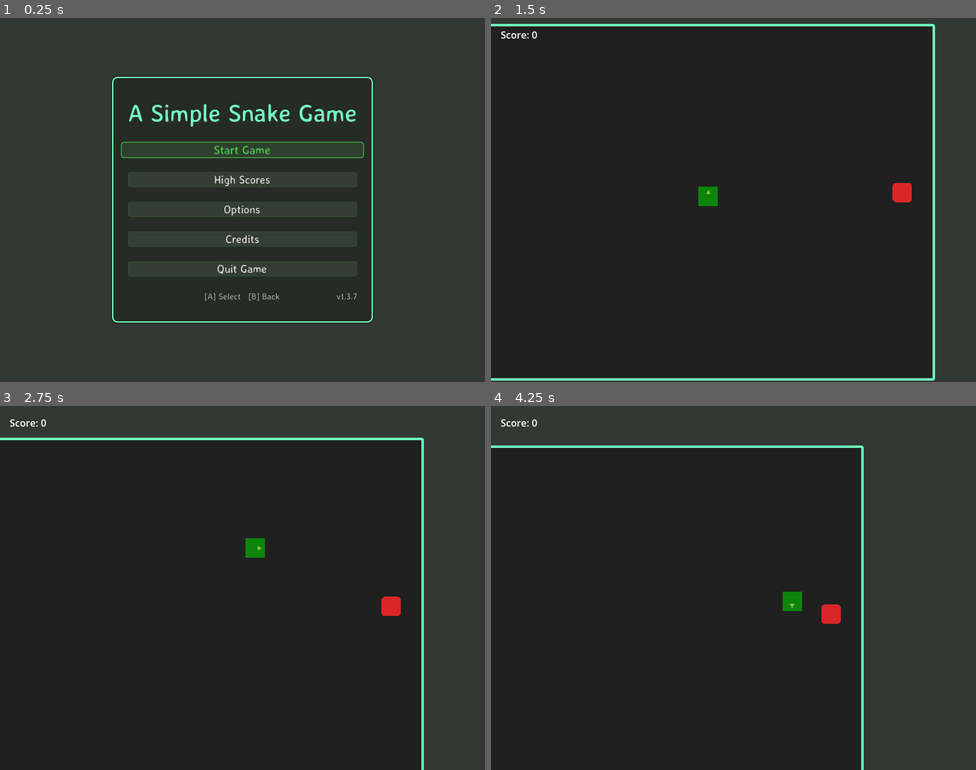
Above: before the commit, frames 1-4 (two rows, left to right).
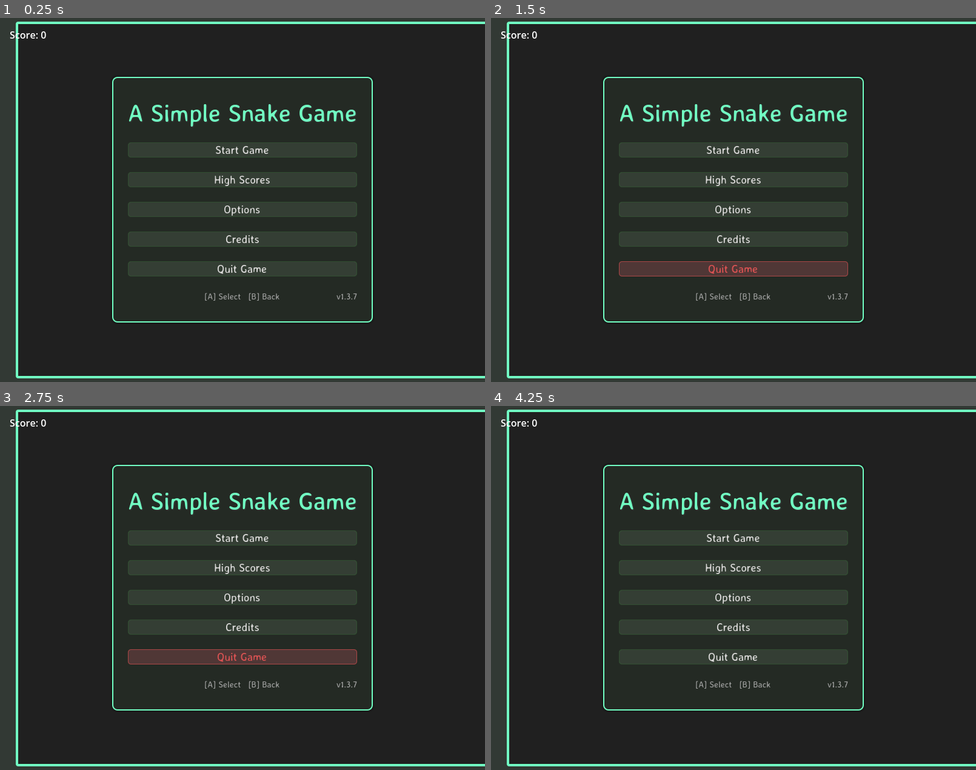
Above: after the commit, the same moments.

Repository: bluehexagons/snake2d
Game: Godot game, scene res://scenes/main/main.tscn
Two runs of this game, one before a commit and one after it. Both use one fixed random seed, a clock stepped at 60 frames per second and the inputs below.
Inputs (mouse positions are in pixels of both pictures, inside the frame that each line leads up to):
- Up to frame 1 (0.25 s): no input
- Up to frame 2 (1.5 s): click (733, 149) at 0.5 s, where only the run before the commit has a clickable "Start Game"; tap Enter at 1.25 s; move the mouse to (709, 272) at 1.27 s; hold Up (ui_up) from 1.28 s (still down); click (709, 272) at 1.42 s
- Up to frame 3 (2.75 s): release Up (ui_up) at 2 s; drag from (388, 642) to (218, 660) at 2.02 s
- Up to frame 4 (4.25 s): move the mouse to (588, 533) at 2.77 s; hold Left (left) 2.78-3.5 s; click (588, 533) at 2.92 s; drag from (757, 588) to (588, 533) at 3.52 s

The runs differ from the first frame. In frame 1, 58% of the frame differs, in the area x 2-100%, y 1-99%; in frame 2, 27%; in frame 3, 37%; in frame 4, 47%.
Error after the commit: Parse Error: Cannot infer the type of "active_gameplay" variable because the value doesn't have a set type. (res://scenes/main/main.gd:163)

Commit message:
Pre-release cleanup: fix camera smoothing, input, and UI bugs (w/llm)
- Fix camera: replace broken smoothstep-on-constant with lerp using
  CAMERA_SMOOTHING; remove unused CAMERA_DAMPING and CAMERA_ACCELERATION
- Fix mouse drag: track InputEventMouseMotion with left button held so
  dragging continuously steers the snake
- Fix cursor hiding: use device-aware heuristics (mouse motion shows
  cursor, joypad/keyboard/touch hides it during gameplay); supports
  laptops with touchscreens
- Fix tutorial centering: use get_minimum_size() instead of size so
  position is correct before the layout pass runs
- Fix UI transition: reset scale to 1.0 in _kill_transition so rapid
  state switches don't leave elements partially scaled; remove stale
  pivot_offset restore callback
- Remove dead code: add_score() in game_manager (score flows through
  gameplay signals); lambda indentation in options_menu clarified

Co-Authored-By: Claude Sonnet 4.6 <noreply@anthropic.com>

Diff:
--- a/autoload/config.gd
+++ b/autoload/config.gd
@@ -12,8 +12,6 @@
 const FOOD_ATTRACTION_WEIGHT: float = 0.5
 const LOOK_AHEAD_WEIGHT: float = 0.66
 const SNAKE_CENTER_WEIGHT: float = 0.3
-const CAMERA_DAMPING: float = 0.9
-const CAMERA_ACCELERATION: float = 0.02
 
 const BASE_FREQUENCY: float = 420.0
 const AUDIO_HARMONICS: int = 8
--- a/autoload/game_manager.gd
+++ b/autoload/game_manager.gd
@@ -86,13 +86,6 @@
 	game_over.emit(final_score)
 	high_scores_updated.emit(high_scores)
 
-func add_score(points: int) -> void:
-	if not is_running:
-		return
-
-	current_score += points
-	score_updated.emit(current_score)
-
 func is_game_running() -> bool:
 	return is_running
 
--- a/scenes/main/gameplay.gd
+++ b/scenes/main/gameplay.gd
@@ -316,5 +316,5 @@
 
 	get_parent().add_child(tutorial)
 
-	tutorial.position = Vector2(float(ConfigData.GRID_WIDTH) * ConfigData.GRID_SIZE / 2.0, float(ConfigData.GRID_HEIGHT) * ConfigData.GRID_SIZE / 2.0)
-	tutorial.position -= tutorial.size / 2
+	var center := Vector2(float(ConfigData.GRID_WIDTH) * ConfigData.GRID_SIZE / 2.0, float(ConfigData.GRID_HEIGHT) * ConfigData.GRID_SIZE / 2.0)
+	tutorial.position = center - tutorial.get_minimum_size() / 2
--- a/scenes/main/main.gd
+++ b/scenes/main/main.gd
@@ -12,6 +12,7 @@
 var snake_camera: Camera2D
 var in_game := false
 var is_mobile := false
+var using_mouse := true
 
 @onready var ui_state_manager: Node = $UIStateManager
 @onready var ui_background: ColorRect = $UILayer/Background
@@ -129,8 +130,7 @@
 	options_menu.visible = false
 	score_display_label.visible = false
 	game_world.visible = false
-	if not is_mobile:
-		Input.mouse_mode = Input.MOUSE_MODE_VISIBLE
+	_update_cursor_visibility()
 
 	for button in _get_all_buttons():
 		if not button.focus_entered.is_connected(AudioManager.play_focus):
@@ -142,6 +142,26 @@
 	get_tree().root.size_changed.connect(_on_window_resize)
 	_on_window_resize()
 	_update_game_area()
+
+func _input(event: InputEvent) -> void:
+	if is_mobile:
+		return
+	if event is InputEventMouseMotion and (event.button_mask & MOUSE_BUTTON_MASK_LEFT) == 0:
+		if not using_mouse:
+			using_mouse = true
+			_update_cursor_visibility()
+	elif event is InputEventJoypadButton or event is InputEventJoypadMotion \
+			or event is InputEventKey \
+			or event is InputEventScreenTouch or event is InputEventScreenDrag:
+		if using_mouse:
+			using_mouse = false
+			_update_cursor_visibility()
+
+func _update_cursor_visibility() -> void:
+	if is_mobile:
+		return
+	var active_gameplay := ui_state_manager.current_state == ui_state_manager.UIState.GAMEPLAY
+	Input.mouse_mode = Input.MOUSE_MODE_VISIBLE if (not active_gameplay or using_mouse) else Input.MOUSE_MODE_HIDDEN
 
 func _update_game_area() -> void:
 	var window_size := DisplayServer.window_get_size()
@@ -167,8 +187,7 @@
 	score_display_label.visible = true
 	game_world.visible = true
 	get_tree().paused = false
-	if not is_mobile:
-		Input.mouse_mode = Input.MOUSE_MODE_HIDDEN
+	_update_cursor_visibility()
 
 func _on_game_paused() -> void:
 	# Called when game is paused via GameManager
@@ -177,8 +196,7 @@
 func _on_game_resumed() -> void:
 	# Called when game is resumed via GameManager
 	ui_background.visible = false
-	if not is_mobile:
-		Input.mouse_mode = Input.MOUSE_MODE_HIDDEN
+	_update_cursor_visibility()
 
 func _on_game_over(final_score: int) -> void:
 	# Called when game is over via GameManager
@@ -193,21 +211,19 @@
 			ui_background.visible = false
 			score_display_label.visible = true
 			game_world.visible = true
+			_update_cursor_visibility()
 		ui_state_manager.UIState.MAIN_MENU:
 			ui_background.visible = false
 			score_display_label.visible = false
 			game_world.visible = false
 			get_tree().paused = true
-			if not is_mobile:
-				Input.mouse_mode = Input.MOUSE_MODE_VISIBLE
+			_update_cursor_visibility()
 		ui_state_manager.UIState.PAUSED:
 			ui_background.visible = true
-			if not is_mobile:
-				Input.mouse_mode = Input.MOUSE_MODE_VISIBLE
+			_update_cursor_visibility()
 		ui_state_manager.UIState.GAME_OVER:
 			in_game = false
-			if not is_mobile:
-				Input.mouse_mode = Input.MOUSE_MODE_VISIBLE
+			_update_cursor_visibility()
 		_:
 			if old_state == ui_state_manager.UIState.GAMEPLAY:
 				ui_background.visible = true
--- a/scenes/main/snake_camera.gd
+++ b/scenes/main/snake_camera.gd
@@ -2,7 +2,6 @@
 
 const ConfigData = preload("res://autoload/config.gd")
 
-var velocity := Vector2.ZERO
 var target := Vector2.ZERO
 var game_width := 0
 var game_height := 0
@@ -14,7 +13,6 @@
 
 	target = Vector2(float(game_width)/2.0, float(game_height)/2.0)
 	position = target
-	velocity = Vector2.ZERO
 
 func _process(delta: float) -> void:
 	if not get_tree().is_paused():
@@ -43,14 +41,8 @@
 		snake_center * ConfigData.SNAKE_CENTER_WEIGHT
 	) / (ConfigData.LOOK_AHEAD_WEIGHT + ConfigData.CENTER_PULL_WEIGHT + ConfigData.FOOD_ATTRACTION_WEIGHT + ConfigData.SNAKE_CENTER_WEIGHT)
 
-	var t := ConfigData.CAMERA_ACCELERATION
-	t = t * t * (3.0 - 2.0 * t)
-	var desired_velocity: Vector2 = (new_target - target) * t
-
-	velocity = velocity * ConfigData.CAMERA_DAMPING + desired_velocity
-	target += velocity
+	target = target.lerp(new_target, ConfigData.CAMERA_SMOOTHING)
 
 func reset_camera() -> void:
 	target = Vector2(float(game_width)/2.0, float(game_height)/2.0)
 	position = target
-	velocity = Vector2.ZERO
--- a/scenes/snake/snake.gd
+++ b/scenes/snake/snake.gd
@@ -44,7 +44,8 @@
 
 	var touch_dir := Vector2.ZERO
 
-	if event is InputEventMouseButton and event.button_index == MOUSE_BUTTON_LEFT and event.pressed:
+	if (event is InputEventMouseButton and event.button_index == MOUSE_BUTTON_LEFT and event.pressed) or \
+			(event is InputEventMouseMotion and (event.button_mask & MOUSE_BUTTON_MASK_LEFT) > 0):
 		var to_mouse := (get_global_mouse_position() - global_position).normalized()
 		if abs(to_mouse.x) > abs(to_mouse.y):
 			touch_dir = Vector2(sign(to_mouse.x), 0)
--- a/scenes/ui/options_menu.gd
+++ b/scenes/ui/options_menu.gd
@@ -53,8 +53,8 @@
 		"Reset Settings",
 		"Are you sure you want to reset all settings?",
 		func() -> void:
-		AudioManager.reset_settings()
-		update_button_states()
+			AudioManager.reset_settings()
+			update_button_states()
 	)
 
 func _on_reset_scores_pressed() -> void:
@@ -62,7 +62,7 @@
 		"Reset High Scores",
 		"Are you sure you want to reset all high scores?",
 		func() -> void:
-		reset_scores_requested.emit()
+			reset_scores_requested.emit()
 	)
 
 func _on_back_pressed() -> void:
--- a/scenes/ui/ui_state_manager.gd
+++ b/scenes/ui/ui_state_manager.gd
@@ -61,6 +61,8 @@
 		if t and t.is_valid():
 			t.kill()
 		_transition_tweens.erase(elem)
+	if elem is Control:
+		(elem as Control).scale = Vector2.ONE
 
 func _fade_in(elem: CanvasItem) -> void:
 	if elem == null:
@@ -75,11 +77,9 @@
 	tween.tween_property(elem, "modulate:a", 1.0, TRANSITION_DURATION).set_trans(Tween.TRANS_SINE).set_ease(Tween.EASE_OUT)
 	if elem is Control:
 		var ctrl: Control = elem
-		var orig_pivot := ctrl.pivot_offset
 		ctrl.pivot_offset = ctrl.size * 0.5
 		ctrl.scale = Vector2(0.96, 0.96)
 		tween.parallel().tween_property(ctrl, "scale", Vector2.ONE, TRANSITION_DURATION).set_trans(Tween.TRANS_BACK).set_ease(Tween.EASE_OUT)
-		tween.tween_callback(func() -> void: ctrl.pivot_offset = orig_pivot)
 	_transition_tweens[elem] = tween
 
 func _fade_out(elem: CanvasItem) -> void:
